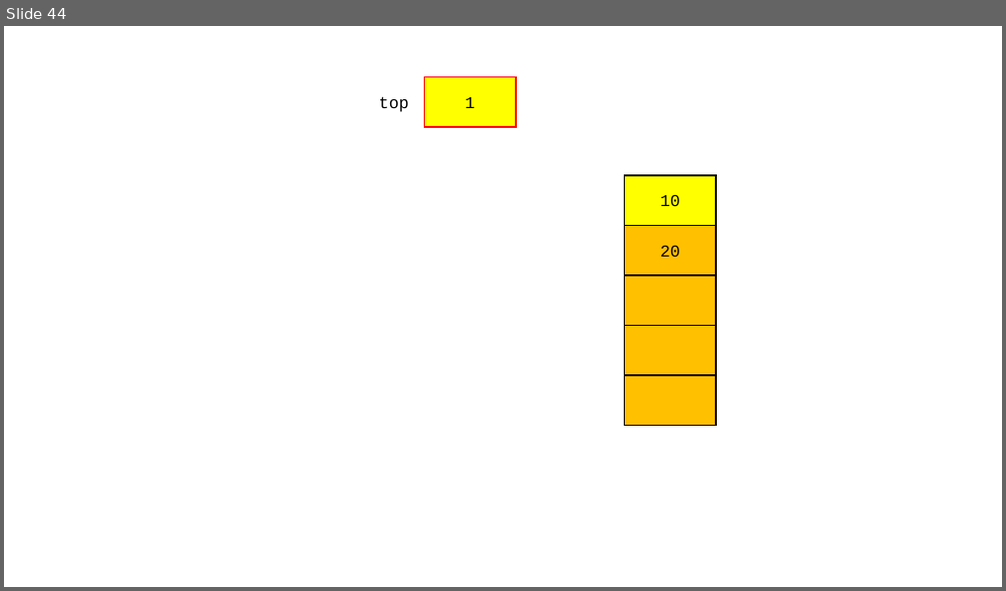
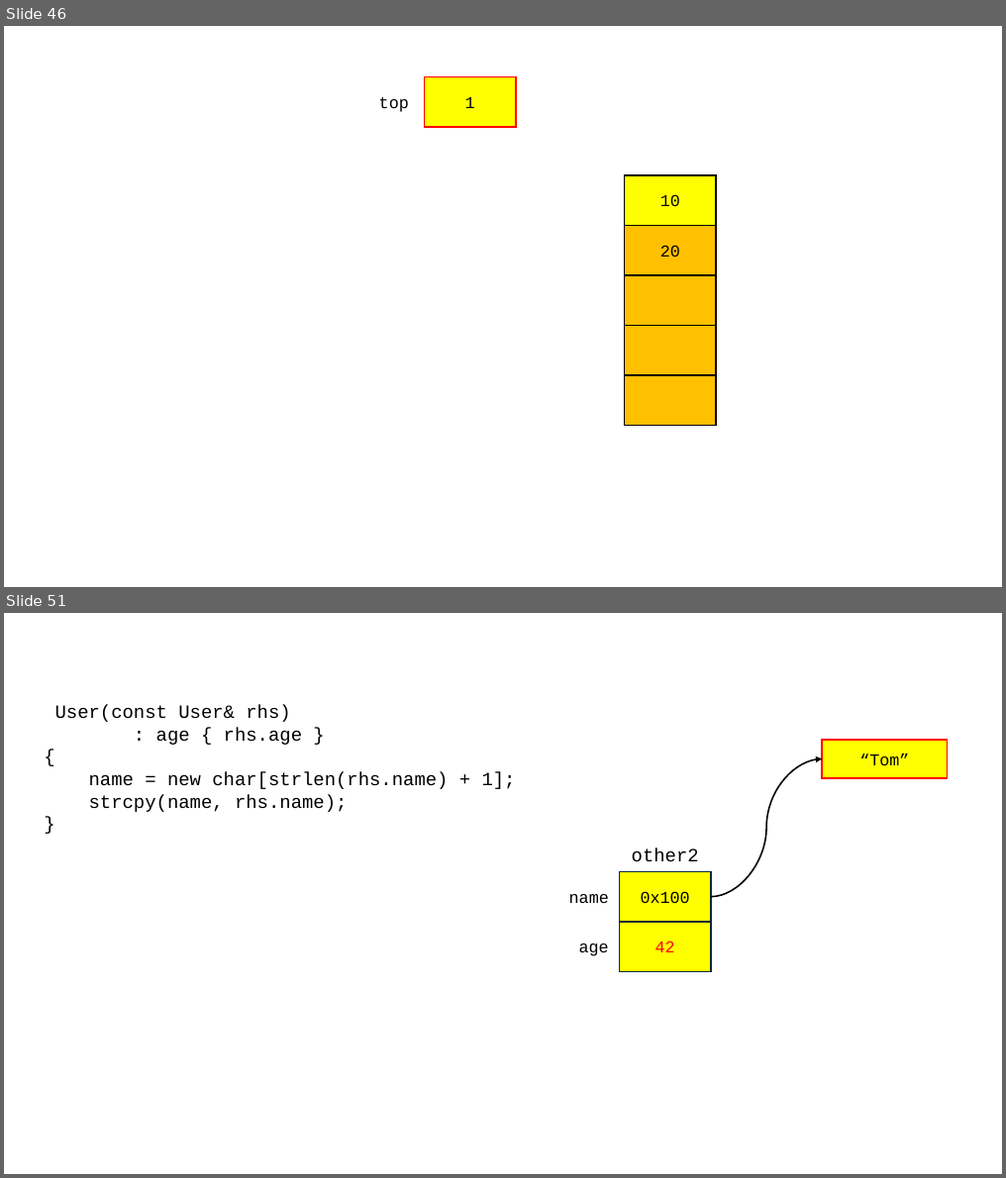
Before and after one commit to yoondev-classroom/cpp_240708, a slide deck: cpp_240708.pptx. Shown one above the other, each under a label of ours: slide 44 before the commit, slides 46 and 51 after it; the slides between them are not shown. The pictures are 1006x591 and 1006x1178 pixels, drawn with LibreOffice and Linux fonts; fonts in the diff are those of the drawing. Boxes give left, top, right and bottom in pixels: in the first picture for what was removed or moved away, otherwise in the second. Text is boxed around its words. In the diff, an @@ line names an element or a change of style, - is before the commit and + after.

```diff
--- a/cpp_240708.pptx
+++ b/cpp_240708.pptx
@@ slide 51 added at (4, 613, 1002, 1174), background #FFFFFF @@
@@ text added at (55, 705, 516, 812), 18 pt, text #000000 @@
+User(const User& rhs)
+: age { rhs.age }
+{
+name = new char[strlen(rhs.name) + 1];
+strcpy(name, rhs.name);
+}
@@ curved arrow added from (711, 897) to (823, 759), #000000 1.5 pt @@
@@ rectangle added at (823, 740, 947, 778), fill #FFFF00, outline #FF0000 1.5 pt, 16 pt, text #000000 @@
+“Tom”
@@ text added at (632, 849, 699, 861), 18 pt, text #000000 @@
+other2
@@ rectangle added at (620, 872, 712, 922), fill #FFFF00, outline #092A39 1.5 pt, 16 pt, text #000000 @@
+0x100
@@ text added at (569, 894, 609, 903), 16 pt, text #000000 @@
+name
@@ rectangle added at (620, 922, 712, 972), fill #FFFF00, outline #092A39 1.5 pt, 16 pt, text #FF0000 @@
+42
@@ text added at (579, 944, 609, 957), 16 pt, text #000000 @@
+age
@@ what was slide 44 is now slide 46 @@
```
Also in this commit, not shown: 1 slide changed, 6 other slides added, 5 other files.
